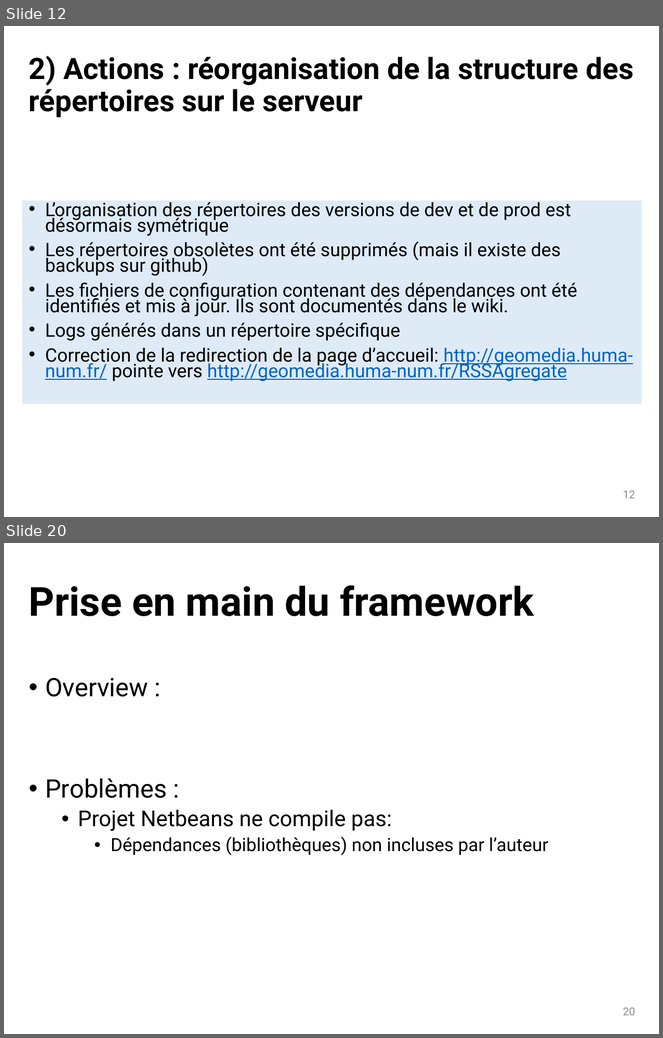
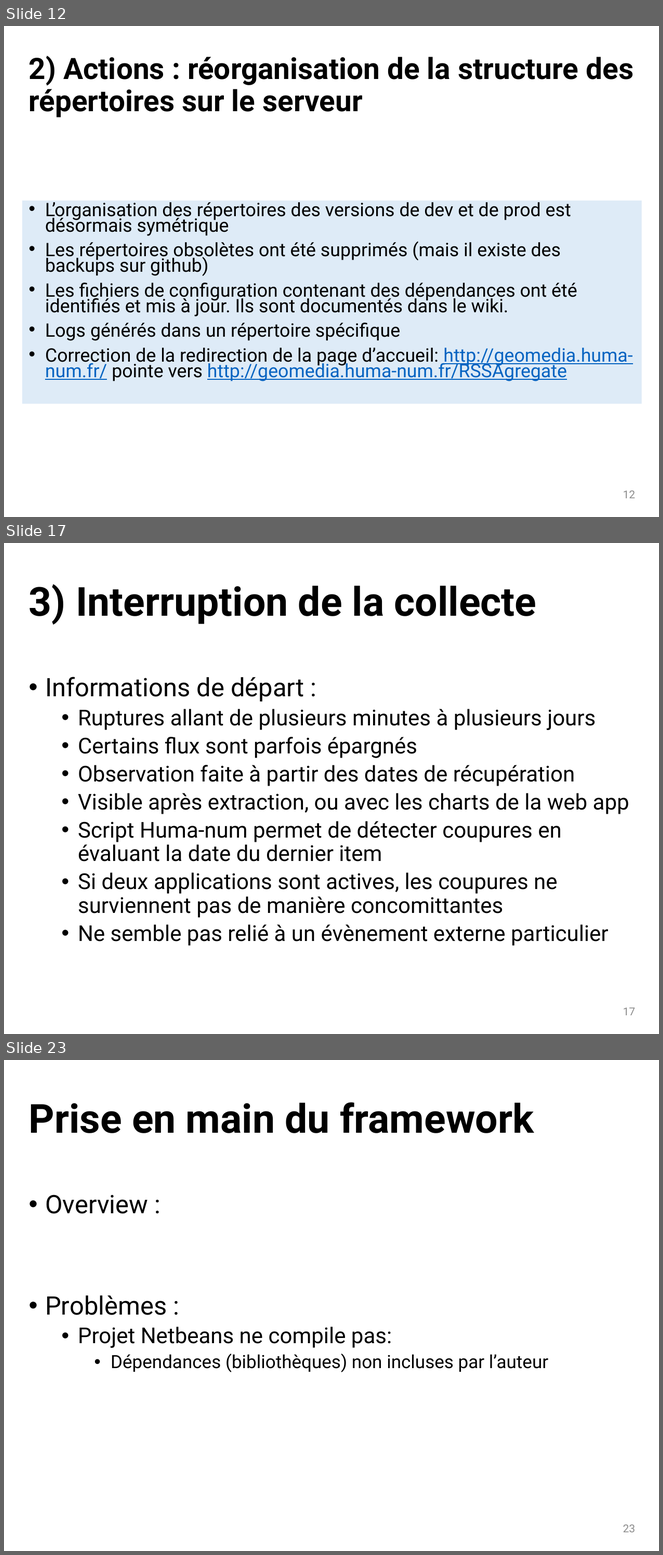
Before and after one commit to dosi-slides/2015_10_geomedia, a slide deck: slides.pptx. Shown one above the other, each under a label of ours: slides 12 and 20 before the commit, slides 12, 17 and 23 after it; the slides between them are not shown. The pictures are 663x1038 and 663x1555 pixels, drawn with LibreOffice and Linux fonts; fonts in the diff are those of the drawing. Boxes give left, top, right and bottom in pixels: in the first picture for what was removed or moved away, otherwise in the second. Text is boxed around its words. In the diff, an @@ line names an element or a change of style, - is before the commit and + after.

```diff
--- a/slides.pptx
+++ b/slides.pptx
@@ slide 17 added at [4, 543, 659, 1034], background #FFFFFF @@
@@ title added at [29, 584, 537, 625], 44 pt, text #000000, bold @@
+3) Interruption de la collecte
@@ text added at [45, 677, 630, 946], 24 pt, text #000000 @@
+• Informations de départ :
+  • Ruptures allant de plusieurs minutes à plusieurs jours
+  • Certains flux sont parfois épargnés
+  • Observation faite à partir des dates de récupération
+  • Visible après extraction, ou avec les charts de la web app
+  • Script Huma-num permet de détecter coupures en évaluant la date du dernier item
+  • Si deux applications sont actives, les coupures ne surviennent pas de manière concomittantes
+  • Ne semble pas relié à un évènement externe particulier
@@ page number added at [623, 1008, 636, 1016], 12 pt, text #8C8C8C @@
+17
@@ what was slide 20 is now slide 23 @@
@@ page number at [623, 1525, 636, 1533]: text changed @@
-20
+23
```
Also in this commit, not shown: 4 slides changed, 5 other slides added, 3 slides removed.
